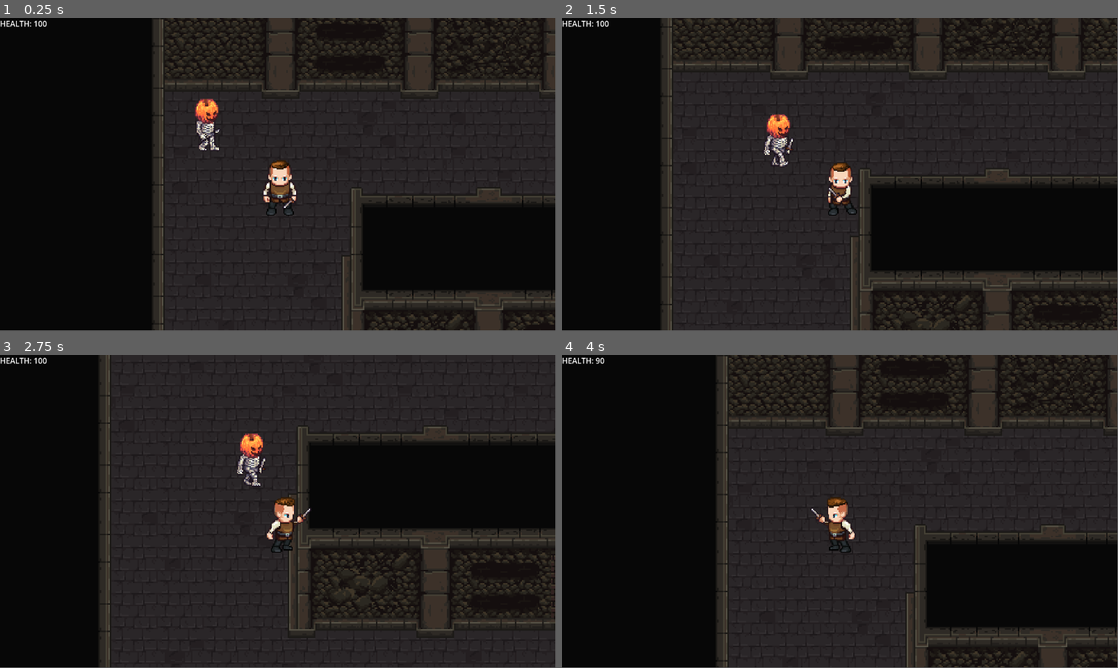
Above: before the commit, frames 1-4 (two rows, left to right).
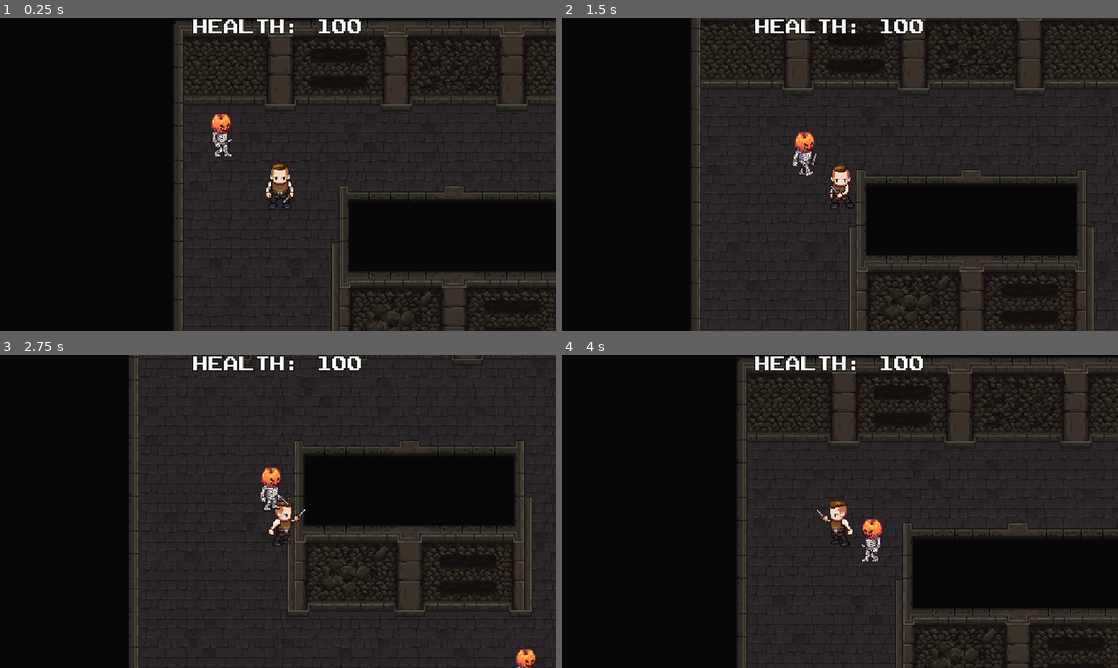
Above: after the commit, the same moments.

Repository: AugustanaCSC380January2024/final-game-polar
Game: Godot game, scene res://scenes/level_2.tscn
Same seed, same stepped clock (60 frames per second), same inputs: the game is played once before the commit and once after it. This scene is started directly instead of the project's main scene.
Inputs (mouse positions are in pixels of both pictures, inside the frame that each line leads up to):
- Up to frame 1 (0.25 s): no input
- Up to frame 2 (1.5 s): tap Enter at 0.5 s; move the mouse to (962, 158) at 0.52 s; hold D (walk_right) 0.53-1.28 s; click (962, 158) at 0.6 s; move the mouse to (728, 190) at 1.27 s; hold S (walk_down) from 1.28 s (still down); click (728, 190) at 1.35 s
- Up to frame 3 (2.75 s): move the mouse to (333, 442) at 2.02 s; release S (walk_down) at 2.03 s; hold D (walk_right) from 2.03 s (still down); tap E (interact) at 2.1 s; click (333, 442) at 2.3 s
- Up to frame 4 (4 s): move the mouse to (812, 574) at 2.77 s; release D (walk_right) at 2.78 s; hold W (walk_up) 2.78-3.53 s; click (812, 574) at 2.85 s; move the mouse to (1006, 558) at 3.52 s; hold A (walk_left) from 3.53 s (still down); click (1006, 558) at 3.6 s
In our replay, the window is 799x449 before the commit and 800x450 after it. These sizes can differ from the game's own. Grey fills any space a smaller window leaves; there, only what the larger window draws over its background counts as a difference.

The runs differ from the first frame. In frame 1, 16% of the frame differs, in the area x 0-100%, y 0-100%; in frame 2, 18%; in frame 3, 16%; in frame 4, 15%.

Commit message:
Hirboxes how detect hurtboxes instead of collision shapes. Adjusted skeleton follow speed. Added in win screen with play again, credits, and exit options. Created credits screens for assets requiring credit

Diff:
--- a/final_project/project.godot
+++ b/final_project/project.godot
@@ -18,6 +18,10 @@
 [autoload]
 
 PlayerStats="*res://scripts/player_stats.gd"
+
+[display]
+
+window/stretch/mode="canvas_items"
 
 [input]
 
@@ -60,6 +64,8 @@
 2d_physics/layer_3="enemy"
 2d_physics/layer_4="player_hitbox"
 2d_physics/layer_5="enemy_hitbox"
+2d_physics/layer_6="player_hurtbox"
+2d_physics/layer_7="enemy_hurtbox"
 
 [rendering]
 
--- /dev/null
+++ b/final_project/scenes/credits.tscn
@@ -0,0 +1,137 @@
+[gd_scene load_steps=5 format=3 uid="uid://cb2dqswu7nss4"]
+
+[ext_resource type="FontFile" uid="uid://cfbenm167udpo" path="res://assets/PublicPixel-z84yD.ttf" id="1_fnx0j"]
+[ext_resource type="Script" path="res://scripts/credits1.gd" id="1_sw1f3"]
+
+[sub_resource type="LabelSettings" id="LabelSettings_uqk0e"]
+font = ExtResource("1_fnx0j")
+
+[sub_resource type="LabelSettings" id="LabelSettings_1ibgo"]
+line_spacing = 1.0
+font_size = 11
+outline_color = Color(0, 0, 0, 1)
+
+[node name="Credits1" type="Control"]
+layout_mode = 3
+anchors_preset = 15
+anchor_right = 1.0
+anchor_bottom = 1.0
+grow_horizontal = 2
+grow_vertical = 2
+script = ExtResource("1_sw1f3")
+
+[node name="ColorRect" type="ColorRect" parent="."]
+layout_mode = 0
+offset_right = 40.0
+offset_bottom = 40.0
+scale = Vector2(33.4821, 19.4429)
+color = Color(0.45098, 0.45098, 0.45098, 1)
+
+[node name="Label" type="Label" parent="."]
+layout_mode = 0
+offset_right = 40.0
+offset_bottom = 23.0
+text = "PLAYER SPRITE: "
+label_settings = SubResource("LabelSettings_uqk0e")
+
+[node name="Label2" type="Label" parent="."]
+layout_mode = 0
+offset_top = 40.0
+offset_right = 962.0
+offset_bottom = 650.0
+text = "Authors: bluecarrot16, Benjamin K. Smith (BenCreating), Evert, Eliza Wyatt (ElizaWy), TheraHedwig, MuffinElZangano,
+Durrani, Johannes Sjölund (wulax), Stephen Challener (Redshrike), Sander Frenken (castelonia),
+Matthew Krohn (makrohn), Skorpio, David Conway Jr. (JaidynReiman), Johannes Sjölund (wulax), Joe White
+
+- body/bodies/male/universal/light.png: by bluecarrot16, Benjamin K. Smith (BenCreating), Evert, Eliza Wyatt (ElizaWy),
+TheraHedwig, MuffinElZangano, Durrani, Johannes Sj?lund (wulax), Stephen Challener (Redshrike).
+License(s): CC-BY-SA 3.0, GPL 3.0.
+    - https://opengameart.org/content/liberated-pixel-cup-lpc-base-assets-sprites-map-tiles
+    - https://opengameart.org/content/lpc-medieval-fantasy-character-sprites
+    - https://opengameart.org/content/lpc-male-jumping-animation-by-durrani
+    - https://opengameart.org/content/lpc-runcycle-and-diagonal-walkcycle
+    - https://opengameart.org/content/lpc-revised-character-basics
+
+- body/wound/mouth.png: by Benjamin K. Smith (BenCreating), Sander Frenken (castelonia). License(s): CC-BY-SA 3.0, GPL 3.0.
+    - https://opengameart.org/content/lpc-zombie
+
+- head/heads/human_male/universal/light.png: by bluecarrot16, Benjamin K. Smith (BenCreating),
+Stephen Challener (Redshrike). License(s): OGA-BY 3.0, CC-BY-SA 3.0, GPL 3.0.
+    - https://opengameart.org/content/liberated-pixel-cup-lpc-base-assets-sprites-map-tiles
+    - https://opengameart.org/content/lpc-character-bases
+
+- eyes/male/blue.png: by Matthew Krohn (makrohn), Stephen Challener (Redshrike). License(s): CC-BY-SA 3.0, GPL 3.0.
+    - https://opengameart.org/content/liberated-pixel-cup-lpc-base-assets-sprites-map-tiles
+
+- hair/high_and_tight/male/light_brown.png: by Skorpio, bluecarrot16. License(s): CC-BY-SA 3.0, GPL 3.0.
+    - https://opengameart.org/content/lpc-skorpios-scifi-sprite-pack
+    - https://opengameart.org/content/lpc-hair
+
+- torso/clothes/longsleeve/male/white.png: by David Conway Jr. (JaidynReiman), Johannes Sjölund (wulax). License(s): CC-BY-SA 3.0, GPL 3.0.
+    - https://opengameart.org/content/lpc-medieval-fantasy-character-sprites
+    - http://opengameart.org/content/lpc-clothing-updates
+
+- torso/armour/leather/male/leather.png: by Johannes Sjölund (wulax). License(s): CC-BY-SA 3.0, GPL 3.0.
+    - https://opengameart.org/content/lpc-medieval-fantasy-character-sprites
+    - http://opengameart.org/content/lpc-clothing-updates
+
+
+"
+label_settings = SubResource("LabelSettings_1ibgo")
+
+[node name="Next" type="Button" parent="."]
+layout_mode = 1
+anchors_preset = 3
+anchor_left = 1.0
+anchor_top = 1.0
+anchor_right = 1.0
+anchor_bottom = 1.0
+offset_left = -169.0
+offset_top = -73.0
+offset_right = -35.0
+offset_bottom = -39.0
+grow_horizontal = 0
+grow_vertical = 0
+theme_override_fonts/font = ExtResource("1_fnx0j")
+theme_override_font_sizes/font_size = 24
+text = "NEXT"
+
+[node name="Back" type="Button" parent="."]
+layout_mode = 0
+offset_left = 774.0
+offset_top = 575.0
+offset_right = 914.0
+offset_bottom = 611.0
+theme_override_fonts/font = ExtResource("1_fnx0j")
+theme_override_font_sizes/font_size = 24
+text = "BACK"
+
+[node name="Label3" type="Label" parent="."]
+layout_mode = 0
+offset_left = 659.0
+offset_top = 40.0
+offset_right = 1524.0
+offset_bottom = 398.0
+theme_override_font_sizes/font_size = 11
+text = "- legs/pants/male/charcoal.png: by bluecarrot16, David Conway Jr. (JaidynReiman), Joe White,
+Matthew Krohn (makrohn), Johannes Sjölund (wulax). License(s): CC-BY-SA 3.0, GPL 3.0.
+    - https://opengameart.org/content/liberated-pixel-cup-lpc-base-assets-sprites-map-tiles
+    - https://opengameart.org/content/lpc-medieval-fantasy-character-sprites
+
+- feet/shoes/male/black.png: by bluecarrot16, Johannes Sjölund (wulax).
+License(s): CC-BY-SA 3.0, GPL 3.0.
+    - https://opengameart.org/content/lpc-medieval-fantasy-character-sprites
+    - http://opengameart.org/content/lpc-clothing-updates
+
+- weapon/sword/dagger/dagger.png: by bluecarrot16, Johannes Sjölund (wulax),
+Matthew Krohn (makrohn). License(s): CC-BY-SA 3.0, GPL 3.0.
+    - https://opengameart.org/content/lpc-medieval-fantasy-character-sprites
+    - https://opengameart.org/content/lpc-extended-weapon-animations
+
+- weapon/sword/dagger/behind/dagger.png: by bluecarrot16, Johannes Sjölund (wulax),
+Matthew Krohn (makrohn). License(s): CC-BY-SA 3.0, GPL 3.0.
+    - https://opengameart.org/content/lpc-medieval-fantasy-character-sprites
+    - https://opengameart.org/content/lpc-extended-weapon-animations"
+
+[connection signal="pressed" from="Next" to="." method="_on_next_pressed"]
+[connection signal="pressed" from="Back" to="." method="_on_back_pressed"]
--- /dev/null
+++ b/final_project/scenes/credits_2.tscn
@@ -0,0 +1,68 @@
+[gd_scene load_steps=4 format=3 uid="uid://ef536hrg31xw"]
+
+[ext_resource type="FontFile" uid="uid://cfbenm167udpo" path="res://assets/PublicPixel-z84yD.ttf" id="1_1ysoo"]
+[ext_resource type="Script" path="res://scripts/credits_2.gd" id="1_560t3"]
+
+[sub_resource type="LabelSettings" id="LabelSettings_ac33s"]
+font = ExtResource("1_1ysoo")
+
+[node name="Credits2" type="Control"]
+layout_mode = 3
+anchors_preset = 15
+anchor_right = 1.0
+anchor_bottom = 1.0
+grow_horizontal = 2
+grow_vertical = 2
+script = ExtResource("1_560t3")
+
+[node name="ColorRect" type="ColorRect" parent="."]
+layout_mode = 0
+offset_right = 40.0
+offset_bottom = 40.0
+scale = Vector2(29.8771, 16.7235)
+color = Color(0.439216, 0.439216, 0.439216, 1)
+
+[node name="Label" type="Label" parent="."]
+offset_right = 40.0
+offset_bottom = 23.0
+text = "SKELETON SPRITE: "
+label_settings = SubResource("LabelSettings_ac33s")
+
+[node name="Label2" type="Label" parent="."]
+layout_mode = 0
+offset_top = 40.0
+offset_right = 1192.0
+offset_bottom = 531.0
+text = "Authors: bluecarrot16, Johannes Sj?lund (wulax), Stephen Challener (Redshrike), Joshua Taylor, Johannes Sjölund (wulax), Matthew Krohn (makrohn)
+
+- body/bodies/skeleton/universal/skeleton.png: by bluecarrot16, Johannes Sjölund (wulax), Stephen Challener (Redshrike).
+License(s): CC-BY-SA 3.0, GPL 3.0.
+    - https://opengameart.org/content/liberated-pixel-cup-lpc-base-assets-sprites-map-tiles
+    - https://opengameart.org/content/lpc-medieval-fantasy-character-sprites
+    - https://opengameart.org/content/lpc-skeleton
+    - https://opengameart.org/content/lpc-character-bases
+
+- head/heads/jack/universal/jack.png: by bluecarrot16, Joshua Taylor. License(s): CC-BY-SA 3.0, GPL 3.0.
+    - https://opengameart.org/content/fruit-and-veggie-inventory
+    - https://opengameart.org/content/lpc-folk
+
+- weapon/sword/dagger/dagger.png: by bluecarrot16, Johannes Sjölund (wulax), Matthew Krohn (makrohn). License(s): CC-BY-SA 3.0, GPL 3.0.
+    - https://opengameart.org/content/lpc-medieval-fantasy-character-sprites
+    - https://opengameart.org/content/lpc-extended-weapon-animations
+
+- weapon/sword/dagger/behind/dagger.png: by bluecarrot16, Johannes Sjölund (wulax), Matthew Krohn (makrohn). License(s): CC-BY-SA 3.0, GPL 3.0.
+    - https://opengameart.org/content/lpc-medieval-fantasy-character-sprites
+    - https://opengameart.org/content/lpc-extended-weapon-animations
+"
+
+[node name="Back" type="Button" parent="."]
+layout_mode = 0
+offset_left = 55.0
+offset_top = 594.0
+offset_right = 159.0
+offset_bottom = 626.0
+theme_override_fonts/font = ExtResource("1_1ysoo")
+theme_override_font_sizes/font_size = 24
+text = "BACK"
+
+[connection signal="pressed" from="Back" to="." method="_on_back_pressed"]
--- a/final_project/scenes/hud.tscn
+++ b/final_project/scenes/hud.tscn
@@ -1,6 +1,13 @@
-[gd_scene load_steps=2 format=3 uid="uid://bpoe7qy2jfm00"]
+[gd_scene load_steps=4 format=3 uid="uid://bpoe7qy2jfm00"]
 
 [ext_resource type="Script" path="res://scripts/hud.gd" id="1_w7pqw"]
+[ext_resource type="FontFile" uid="uid://cfbenm167udpo" path="res://assets/PublicPixel-z84yD.ttf" id="2_a4f23"]
+
+[sub_resource type="LabelSettings" id="LabelSettings_i68rq"]
+font = ExtResource("2_a4f23")
+font_size = 32
+outline_size = 6
+outline_color = Color(0, 0, 0, 1)
 
 [node name="HUD" type="Control"]
 layout_mode = 3
@@ -12,7 +19,13 @@
 script = ExtResource("1_w7pqw")
 
 [node name="Health" type="Label" parent="."]
-layout_mode = 0
-offset_right = 40.0
-offset_bottom = 23.0
+layout_mode = 1
+anchors_preset = 5
+anchor_left = 0.5
+anchor_right = 0.5
+offset_left = -87.0
+offset_right = 87.0
+offset_bottom = 45.0
+grow_horizontal = 2
 text = "Health: 000"
+label_settings = SubResource("LabelSettings_i68rq")
--- a/final_project/scenes/level.tscn
+++ b/final_project/scenes/level.tscn
@@ -5066,10 +5066,10 @@
 layer = 100
 
 [node name="HUD" parent="UI" instance=ExtResource("2_osppn")]
-anchors_preset = 0
-anchor_right = 0.0
+anchors_preset = 5
+anchor_left = 0.5
+anchor_right = 0.5
 anchor_bottom = 0.0
-grow_horizontal = 1
 grow_vertical = 1
 
 [node name="Walls" type="TileMap" parent="."]
--- a/final_project/scenes/level_2.tscn
+++ b/final_project/scenes/level_2.tscn
@@ -25,6 +25,11 @@
 [node name="UI" type="CanvasLayer" parent="."]
 
 [node name="HUD" parent="UI" instance=ExtResource("3_d15st")]
+anchors_preset = 5
+anchor_left = 0.5
+anchor_right = 0.5
+anchor_bottom = 0.0
+grow_vertical = 1
 
 [node name="Walls" parent="." instance=ExtResource("4_6fxgi")]
 z_index = -99
--- a/final_project/scenes/level_3.tscn
+++ b/final_project/scenes/level_3.tscn
@@ -5,7 +5,7 @@
 [ext_resource type="PackedScene" uid="uid://bpoe7qy2jfm00" path="res://scenes/hud.tscn" id="3_aju47"]
 [ext_resource type="PackedScene" uid="uid://cmmuo7iyq2fvw" path="res://scenes/tile_map.tscn" id="4_aj4ah"]
 [ext_resource type="PackedScene" uid="uid://bbm7uhp5dyrln" path="res://scenes/stair_area.tscn" id="5_s3kej"]
-[ext_resource type="PackedScene" uid="uid://dhrgwpji42fs4" path="res://scenes/node_2d.tscn" id="6_utvlj"]
+[ext_resource type="PackedScene" uid="uid://pmv31vhtc8ud" path="res://scenes/win_screen.tscn" id="6_kd3mj"]
 [ext_resource type="PackedScene" uid="uid://devxaguskl6sd" path="res://scenes/skeleton.tscn" id="7_q2c16"]
 
 [node name="Level3" type="Node2D"]
@@ -25,6 +25,11 @@
 [node name="UI" type="CanvasLayer" parent="."]
 
 [node name="HUD" parent="UI" instance=ExtResource("3_aju47")]
+anchors_preset = 5
+anchor_left = 0.5
+anchor_right = 0.5
+anchor_bottom = 0.0
+grow_vertical = 1
 
 [node name="Walls" parent="." instance=ExtResource("4_aj4ah")]
 layer_0/z_index = -1
@@ -39,7 +44,7 @@
 [node name="StairArea" parent="." instance=ExtResource("5_s3kej")]
 position = Vector2(784, -310)
 scale = Vector2(1.87996, 1)
-next_level = ExtResource("6_utvlj")
+next_level = ExtResource("6_kd3mj")
 
 [node name="Skeleton" parent="." instance=ExtResource("7_q2c16")]
 position = Vector2(763, -53)
--- a/final_project/scenes/player.tscn
+++ b/final_project/scenes/player.tscn
@@ -512,7 +512,8 @@
 height = 27.5
 
 [sub_resource type="CapsuleShape2D" id="CapsuleShape2D_wgqb2"]
-height = 45.0
+radius = 15.0
+height = 50.0
 
 [sub_resource type="CapsuleShape2D" id="CapsuleShape2D_j7ck6"]
 radius = 31.25
@@ -531,12 +532,13 @@
 autoplay = "idle_down"
 
 [node name="CollisionShape2D" type="CollisionShape2D" parent="."]
+visible = false
 position = Vector2(2.5, 28.75)
 rotation = 1.5708
 shape = SubResource("CapsuleShape2D_ffmp5")
 
 [node name="Camera2D" type="Camera2D" parent="."]
-zoom = Vector2(3, 3)
+zoom = Vector2(2.5, 2.5)
 
 [node name="StateMachine" type="Node" parent="."]
 script = ExtResource("3_nid82")
@@ -546,8 +548,7 @@
 player = NodePath("../..")
 
 [node name="Hurtbox" type="Area2D" parent="."]
-visible = false
-collision_layer = 2
+collision_layer = 32
 collision_mask = 16
 
 [node name="CollisionShape2D" type="CollisionShape2D" parent="Hurtbox"]
@@ -556,7 +557,7 @@
 
 [node name="Hitbox" type="Area2D" parent="."]
 collision_layer = 8
-collision_mask = 4
+collision_mask = 64
 
 [node name="CollisionShape2D" type="CollisionShape2D" parent="Hitbox"]
 visible = false
--- a/final_project/scenes/skeleton.tscn
+++ b/final_project/scenes/skeleton.tscn
@@ -549,22 +549,23 @@
 enemy = NodePath("../..")
 
 [node name="Hurtbox" type="Area2D" parent="."]
-collision_layer = 4
+collision_layer = 64
 collision_mask = 8
 
 [node name="CollisionShape2D" type="CollisionShape2D" parent="Hurtbox"]
-visible = false
 position = Vector2(0, 6)
 shape = SubResource("CapsuleShape2D_2qw86")
 
 [node name="Hitbox" type="Area2D" parent="."]
 collision_layer = 16
-collision_mask = 2
+collision_mask = 32
 
 [node name="CollisionShape2D" type="CollisionShape2D" parent="Hitbox"]
 position = Vector2(0, 6)
 shape = SubResource("CapsuleShape2D_355el")
 
 [connection signal="body_entered" from="Hurtbox" to="." method="_on_hurtbox_body_entered"]
+[connection signal="area_entered" from="Hitbox" to="." method="_on_hitbox_area_entered"]
+[connection signal="area_exited" from="Hitbox" to="." method="_on_hitbox_area_exited"]
 [connection signal="body_entered" from="Hitbox" to="." method="_on_hitbox_body_entered"]
 [connection signal="body_exited" from="Hitbox" to="." method="_on_hitbox_body_exited"]
--- /dev/null
+++ b/final_project/scenes/win_screen.tscn
@@ -0,0 +1,103 @@
+[gd_scene load_steps=4 format=3 uid="uid://pmv31vhtc8ud"]
+
+[ext_resource type="FontFile" uid="uid://cfbenm167udpo" path="res://assets/PublicPixel-z84yD.ttf" id="1_61wqr"]
+[ext_resource type="Script" path="res://scripts/win_screen.gd" id="1_u7qkp"]
+
+[sub_resource type="LabelSettings" id="LabelSettings_lg2v7"]
+font = ExtResource("1_61wqr")
+font_size = 48
+
+[node name="WinScreen" type="Control"]
+layout_mode = 3
+anchors_preset = 15
+anchor_right = 1.0
+anchor_bottom = 1.0
+offset_left = -1.0
+offset_top = -1.0
+offset_right = -1.0
+offset_bottom = -1.0
+grow_horizontal = 2
+grow_vertical = 2
+script = ExtResource("1_u7qkp")
+
+[node name="ColorRect" type="ColorRect" parent="."]
+z_index = -100
+layout_mode = 0
+offset_right = 40.0
+offset_bottom = 40.0
+scale = Vector2(29.4119, 16.8306)
+color = Color(0.164706, 0.164706, 0.164706, 1)
+
+[node name="Label" type="Label" parent="."]
+layout_mode = 1
+anchors_preset = 8
+anchor_left = 0.5
+anchor_top = 0.5
+anchor_right = 0.5
+anchor_bottom = 0.5
+offset_left = -288.0
+offset_top = -205.0
+offset_right = 288.0
+offset_bottom = -55.0
+grow_horizontal = 2
+grow_vertical = 2
+text = "YOU ESCAPED
+
+THE DUNGEON!"
+label_settings = SubResource("LabelSettings_lg2v7")
+horizontal_alignment = 1
+
+[node name="PlayAgain" type="Button" parent="."]
+layout_mode = 1
+anchors_preset = 8
+anchor_left = 0.5
+anchor_top = 0.5
+anchor_right = 0.5
+anchor_bottom = 0.5
+offset_left = -185.0
+offset_top = -7.0
+offset_right = 185.0
+offset_bottom = 66.0
+grow_horizontal = 2
+grow_vertical = 2
+theme_override_fonts/font = ExtResource("1_61wqr")
+theme_override_font_sizes/font_size = 32
+text = "PLAY AGAIN"
+
+[node name="Credits" type="Button" parent="."]
+layout_mode = 1
+anchors_preset = 8
+anchor_left = 0.5
+anchor_top = 0.5
+anchor_right = 0.5
+anchor_bottom = 0.5
+offset_left = -132.0
+offset_top = 90.0
+offset_right = 132.0
+offset_bottom = 148.0
+grow_horizontal = 2
+grow_vertical = 2
+theme_override_fonts/font = ExtResource("1_61wqr")
+theme_override_font_sizes/font_size = 30
+text = "CREDITS"
+
+[node name="Exit" type="Button" parent="."]
+layout_mode = 1
+anchors_preset = 8
+anchor_left = 0.5
+anchor_top = 0.5
+anchor_right = 0.5
+anchor_bottom = 0.5
+offset_left = -132.0
+offset_top = 178.0
+offset_right = 132.0
+offset_bottom = 234.0
+grow_horizontal = 2
+grow_vertical = 2
+theme_override_fonts/font = ExtResource("1_61wqr")
+theme_override_font_sizes/font_size = 30
+text = "EXIT"
+
+[connection signal="pressed" from="PlayAgain" to="." method="_on_play_again_pressed"]
+[connection signal="pressed" from="Credits" to="." method="_on_credits_pressed"]
+[connection signal="pressed" from="Exit" to="." method="_on_exit_pressed"]
--- /dev/null
+++ b/final_project/scripts/credits1.gd
@@ -0,0 +1,10 @@
+extends Control
+
+
+
+func _on_next_pressed():
+	get_tree().change_scene_to_file("res://scenes/credits_2.tscn")
+
+
+func _on_back_pressed():
+	get_tree().change_scene_to_file("res://scenes/win_screen.tscn")
--- /dev/null
+++ b/final_project/scripts/credits_2.gd
@@ -0,0 +1,5 @@
+extends Control
+
+
+func _on_back_pressed():
+	get_tree().change_scene_to_file("res://scenes/credits.tscn")
--- a/final_project/scripts/level.gd
+++ b/final_project/scripts/level.gd
@@ -32,7 +32,6 @@
 	remove_child(enemy)
 
 func _on_player_took_damage():
-	print("damage signal")
 	health = $Player.player_stats.player_health
 	hud.set_health_label(health)
 
--- a/final_project/scripts/player.gd
+++ b/final_project/scripts/player.gd
@@ -61,16 +61,16 @@
 	if Input.is_action_just_pressed("attack"):
 		is_attacking = true
 		velocity = Vector2()
+		#if !animated_sprite.is_playing():
 		attack()
 	if Input.is_action_just_pressed("interact"):
 		interact.emit()
 
 func attack():
 	for body in enemies_to_attack:
-		body.get_parent().take_damage(10)
+		body.get_parent().take_damage(25)
 
 func take_damage(amount):
-	print("player take damage")
 	player_stats.player_health -= amount
 	took_damage.emit()
 	if player_stats.player_health <= 0:
@@ -81,8 +81,8 @@
 
 func _on_hurtbox_area_entered(area):
 	if area.get_parent() is Skeleton:
-		player_stats.player_health -= 10
-		took_damage.emit()
+		#player_stats.player_health -= 10
+		#took_damage.emit()
 		if player_stats.player_health <= 0:
 			player_died = true
 			animated_sprite.stop()
--- a/final_project/scripts/skeleton.gd
+++ b/final_project/scripts/skeleton.gd
@@ -41,20 +41,22 @@
 	pass
 
 func take_damage(damage: int):
-	health = 0
-	died.emit()
+	health -= damage
+	print("skeleton " + str(health))
 	if health <= 0:
 		skeleton_died = true
 		animated_sprite.play("died")
 		died.emit()
 
-func _on_hitbox_body_entered(body):
-	player = body
-
-func _on_hitbox_body_exited(body):
-	if body == player:
-		player = null
-
 func attack():
 	if player != null:
 		player.take_damage(10)
+
+
+func _on_hitbox_area_entered(area):
+	player = area.get_parent()
+
+
+func _on_hitbox_area_exited(area):
+	if area.get_parent() == player:
+		player = null
--- a/final_project/scripts/states/enemy_follow.gd
+++ b/final_project/scripts/states/enemy_follow.gd
@@ -2,7 +2,7 @@
 class_name EnemyFollow
 
 @export var enemy: CharacterBody2D
-@export var move_speed := 40.0
+@export var move_speed := 50.0
 var new_velocity
 var player: CharacterBody2D
 
--- /dev/null
+++ b/final_project/scripts/win_screen.gd
@@ -0,0 +1,14 @@
+extends Control
+
+func _on_play_again_pressed():
+	$"/root/PlayerStats".player_health = 100
+	get_tree().change_scene_to_file("res://scenes/level.tscn")
+
+
+
+func _on_credits_pressed():
+	get_tree().change_scene_to_file("res://scenes/credits.tscn")
+
+
+func _on_exit_pressed():
+	get_tree().quit()
Binary file added: final_project/assets/PublicPixel-z84yD.ttf
Not shown, added: final_project/assets/PublicPixel-z84yD.ttf.import
Not shown, added: final_project/assets/info.txt
